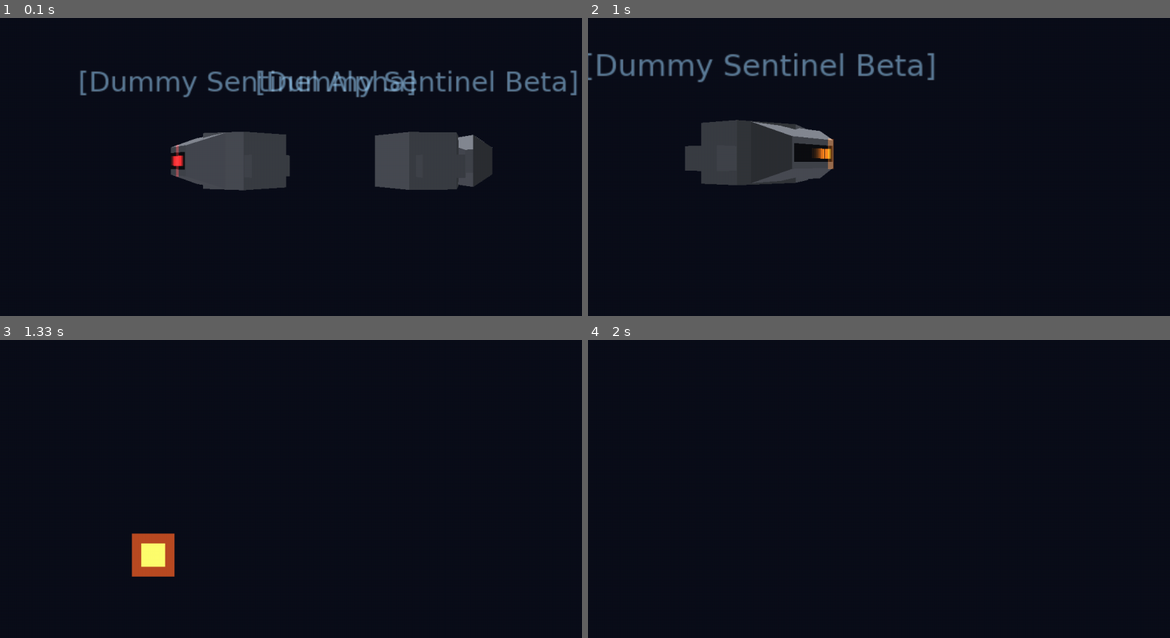
Above: before the commit, frames 1-4 (two rows, left to right).
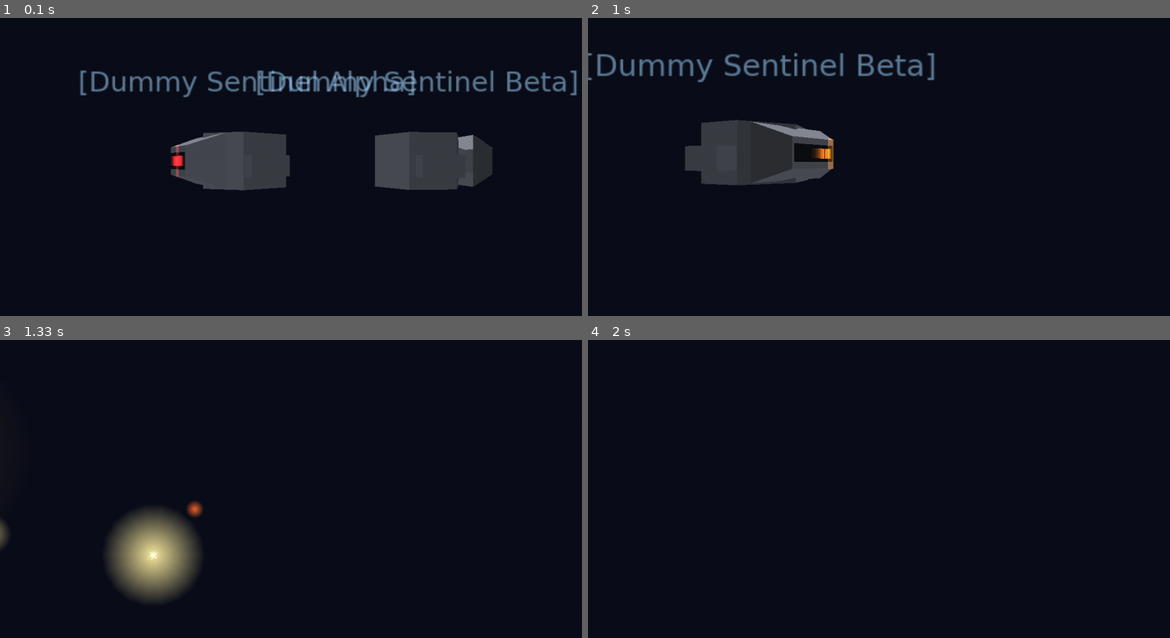
Above: after the commit, the same moments.

Repository: strulovitz/peaktogether-website
Game: pygame game, started from robots_demo.py
The game is run twice, just before and just after one commit, with the same random seed, the same clock (stepped at 60 frames per second) and the same inputs.
Inputs:
- Up to frame 1 (0.1 s): no input
- Up to frame 2 (1 s): hold Right 0.33-0.8 s; tap K at 0.83 s
- Up to frame 3 (1.33 s): hold Up from 1.17 s (still down); hold W from 1.17 s (still down); tap F at 1.23 s; tap K at 1.32 s
- Up to frame 4 (2 s): release Up at 1.47 s; release W at 1.47 s; hold Right 1.5-1.97 s; hold D 1.5-1.97 s; tap F at 1.57, 1.87 s

Frames 1-2 are identical in both runs. In frame 3, 4.1% of the frame differs, in the area x 0-35%, y 53-88%; in frame 4, nothing differs.

Commit message:
Upgrade robots.py - massive explosion: multi-burst fire circles, white-hot flash, debris sparks.

Diff:
--- a/robots.py
+++ b/robots.py
@@ -7,17 +7,18 @@
 TURNS TOWARD the player and tracks them (with a faint idle drift so the
 machine always reads as a solid 3D object, never a flat sprite). An
 always-on hologram PORTRAIT floats above it (real PNG, glowing-blue figure
-on black, drawn additively so the black vanishes). A defeat fireball plays
-once, then the body is gone.
+on black, drawn additively so the black vanishes). A defeat EXPLOSION
+plays once -- a multi-burst of expanding fire CIRCLES all over the hull,
+plus a flash and flung debris sparks -- then the body is gone.
 
 THE ENGINE IS MATHEMATICS-BLIND. This module reads ONLY:
     robot_data.name           -> hologram portrait file + placeholder text
     robot_data.eye_color_key  -> palette.eye(key) -> SCANNER color (MEANING)
 It never interprets equations and never picks colors by meaning.
 
-ALL meaning-color comes from `palette.eye(key)`. Hull paint and the black
-visor slot are DECORATION (chosen here), never meaning. The camera is
-RECEIVED as parameters (camera_right / camera_up); a robot never owns or
+ALL meaning-color comes from `palette.eye(key)`. Hull paint, visor slot,
+and explosion fire are DECORATION (chosen here), never meaning. The camera
+is RECEIVED as parameters (camera_right / camera_up); a robot never owns or
 queries the camera.
 
 Confirmed dependencies (frozen):
@@ -65,7 +66,7 @@
 #   as a slow alive bob (not seasick); the robot starts at a random angle
 #   then turns toward the player and tracks smoothly (not snapping, never
 #   perfectly glued -> always reads 3D); the scanner sweep is hypnotic;
-#   the fireball is a clear hot flash.
+#   the explosion reads as a real machine detonating (not a campfire).
 BOB_AMPLITUDE   = 0.35    # world units of vertical bob
 BOB_SPEED       = 1.3     # rad/sec of the bob sinusoid
 YAW_SPEED       = 1.4     # rad/sec max turn rate toward the player
@@ -87,11 +88,30 @@
 HOLO_SCALE          = 1.4   # billboard scale
 HOLO_TINT           = (0.62, 0.84, 1.0)  # cool tint for the text fallback
 
-# Defeat fireball.
-FIREBALL_DURATION = 0.85  # seconds
-FIREBALL_MAX_SIZE = 4.5   # world units across at peak
-FIREBALL_HOT      = (1.0, 0.85, 0.30)  # yellow-hot core
-FIREBALL_EDGE     = (1.0, 0.35, 0.05)  # orange edge
+# ---- DEFEAT EXPLOSION (a real machine detonating) --------------------
+# A multi-burst of expanding fire CIRCLES at random spots all over the
+# hull (random size + staggered timing -> chain detonation), a bright
+# center flash, and flung debris sparks. All additive.
+EXPLO_DURATION   = 1.6    # total event length (was a wimpy 0.85)
+EXPLO_NUM_FIRE   = 9      # how many fire circles bloom over the hull
+EXPLO_SPREAD     = 1.9    # how far from center fire circles spawn (x hull r)
+EXPLO_SIZE_MIN   = 1.4    # smallest fire circle peak diameter (x size)
+EXPLO_SIZE_MAX   = 4.2    # largest  fire circle peak diameter (x size)
+EXPLO_FIRE_LIFE  = 0.7    # seconds each fire circle takes to bloom+fade
+EXPLO_STAGGER    = 0.55   # window over which the circles start popping
+EXPLO_CIRCLE_SEG = 18     # triangles per fire circle (smooth disk)
+
+EXPLO_FLASH_SIZE = 6.5    # initial white-hot flash diameter (x size)
+EXPLO_FLASH_LIFE = 0.22   # the flash is fast
+
+EXPLO_NUM_SPARKS = 22     # flung debris streaks
+EXPLO_SPARK_SPD  = 9.0    # initial spark speed (units/sec, x size)
+EXPLO_SPARK_LIFE = 1.1    # seconds sparks live
+EXPLO_SPARK_DRAG = 2.2    # how fast sparks slow down
+
+EXPLO_HOT  = np.array([1.0, 0.92, 0.55])  # yellow-white hot
+EXPLO_MID  = np.array([1.0, 0.55, 0.12])  # orange
+EXPLO_EDGE = np.array([0.85, 0.18, 0.03])  # deep red ember
 
 
 # ----------------------------------------------------------------------
@@ -115,13 +135,11 @@
 #
 # Naming convention (matches Nir's files):
 #   robot_data.name "Brook Taylor"  ->  "Brook_Taylor-hologram.png"
-#   (spaces -> underscores, then the "-hologram.png" suffix)
-# Files are looked for in the folder the program runs from, then next to
-# this module as a fallback.
+# Files are looked for in the run folder, then next to this module.
 #
-# The supplied portraits are a glowing-blue figure on a SOLID BLACK square.
-# draw() blends them ADDITIVELY so the black vanishes and only the figure
-# glows -> a true floating hologram. They are already blue; we do NOT tint.
+# The portraits are a glowing-blue figure on a SOLID BLACK square; draw()
+# blends them ADDITIVELY so the black vanishes and only the figure glows.
+# They are already blue; we do NOT tint.
 
 _PORTRAIT_CACHE = {}   # filename -> (tid, w, h) or None; load each PNG once
 
@@ -131,7 +149,6 @@
 
 
 def _find_portrait(filename):
-    """Search the current working dir, then this module's dir."""
     candidates = [
         os.path.join(os.getcwd(), filename),
         os.path.join(os.path.dirname(os.path.abspath(__file__)), filename),
@@ -143,8 +160,8 @@
 
 
 def load_portrait(name):
-    """Return (tid, w, h) for the robot's hologram PNG, or None if the file
-    isn't present (caller then falls back to a text placeholder)."""
+    """Return (tid, w, h) for the robot's hologram PNG, or None if missing
+    (caller then falls back to a text placeholder)."""
     filename = _portrait_filename(name)
     if filename in _PORTRAIT_CACHE:
         return _PORTRAIT_CACHE[filename]
@@ -156,7 +173,7 @@
         _PORTRAIT_CACHE[filename] = None
         return None
 
-    surf = pygame.image.load(path).convert_alpha()    # keeps any alpha
+    surf = pygame.image.load(path).convert_alpha()
     w, h = surf.get_width(), surf.get_height()
     data = pygame.image.tostring(surf, "RGBA", True)  # flip=True -> GL order
 
@@ -179,11 +196,6 @@
 # ----------------------------------------------------------------------
 # HULL GEOMETRY  (low-poly faceted, output as triangles (a,b,c))
 # ----------------------------------------------------------------------
-# Chunky industrial silhouette: a hexagonal-prism body with a tapered
-# wedge "snout" giving it a front FACE to mount the visor on, plus two
-# stubby side pods (NOT arms -- tool/thruster mounts). Non-humanoid by
-# construction. Forward is +Z. Up is +Y.
-
 def _prism(n, rad, half_h, dy=0.0, phase=0.0):
     ring = [(rad * math.cos(2 * math.pi * i / n + phase),
              rad * math.sin(2 * math.pi * i / n + phase)) for i in range(n)]
@@ -199,8 +211,6 @@
 
 
 def _wedge_snout(base_hw, base_hh, base_z, tip_z, tip_hw, tip_hh):
-    """Tapered box snout from a rectangle at base_z to a smaller rectangle
-    at tip_z (the front FACE the visor mounts on)."""
     bx, by = base_hw, base_hh
     tx, ty = tip_hw, tip_hh
     bz, tz = base_z, tip_z
@@ -232,7 +242,6 @@
 
 
 def _build_hull():
-    """Return (hull_tris, front_face_quad)."""
     body = _prism(6, 1.45, 0.85, phase=math.radians(30))
     snout, face = _wedge_snout(base_hw=1.25, base_hh=0.78, base_z=1.25,
                                tip_z=2.15, tip_hw=0.80, tip_hh=0.42)
@@ -242,9 +251,6 @@
 
 
 def _shade(tri, base_rgb):
-    """Fake flat shading: ambient + diffuse(|n.L|) + a sharp specular GLINT
-    (metallic) so a few facets catch a bright highlight -> reads SHINY
-    against the dull matte rock walls."""
     a, b, c = (np.array(v, float) for v in tri)
     n = np.cross(b - a, c - a)
     ln = np.linalg.norm(n)
@@ -271,6 +277,7 @@
     """
 
     _hull_tris, _face_quad = _build_hull()
+    _HULL_R = 1.6   # approx hull radius for explosion placement scaling
 
     def __init__(self, robot_data, palette, station_pose,
                  paint=None, size=1.0):
@@ -279,11 +286,9 @@
         self._eye_key = getattr(robot_data, "eye_color_key", "NEUTRAL")
 
         self._palette = palette
-        # SCANNER COLOR = MEANING. ledger -> palette.eye -> robot.
-        self.eye_color = tuple(palette.eye(self._eye_key))
+        self.eye_color = tuple(palette.eye(self._eye_key))  # MEANING
 
         # --- placement -------------------------------------------------
-        # station_pose is either (x,y,z) OR ((x,y,z), base_yaw_radians).
         if (isinstance(station_pose, (tuple, list)) and len(station_pose) == 2
                 and isinstance(station_pose[0], (tuple, list, np.ndarray))):
             self.base_pos = np.asarray(station_pose[0], dtype=float)
@@ -295,36 +300,30 @@
         self.size = float(size)
 
         # --- paint (DECORATION, never meaning) ------------------------
-        if paint is None:
-            self._hull_base = HULL_GREY
-        else:
-            self._hull_base = np.asarray(paint, dtype=float)
-
+        self._hull_base = (HULL_GREY if paint is None
+                           else np.asarray(paint, dtype=float))
         self._hull_cols = [_shade(t, self._hull_base) for t in self._hull_tris]
         self._hull_verts = np.array(
             [v for t in self._hull_tris for v in t], dtype=float)
 
         # --- animation state ------------------------------------------
         self._t = 0.0
-        # Option C: START at a RANDOM angle ("surprised"), then turn to
-        # face the player. Idle drift rides on top so it's never glued.
-        self._yaw = seat_yaw + np.random.uniform(-math.pi, math.pi)
+        self._yaw = seat_yaw + np.random.uniform(-math.pi, math.pi)  # surprised
         self._bob_y = 0.0
 
-        # --- defeat state ---------------------------------------------
+        # --- defeat / explosion state ---------------------------------
         self._defeated = False
-        self._fireball_t = None
+        self._explo_t = None     # None = not exploding; else elapsed seconds
+        self._fires = []         # list of dicts: per fire-circle burst
+        self._sparks = []        # list of dicts: flung debris
 
         # --- hologram state -------------------------------------------
-        self._holo_tex = None          # cached (tid,w,h)
-        self._holo_tried = False       # have we attempted to load the PNG?
-        self._holo_is_portrait = False # True if showing the real portrait
+        self._holo_tex = None
+        self._holo_tried = False
+        self._holo_is_portrait = False
 
     # ------------------------------------------------------------------
     def update(self, dt, ship_position):
-        """Advance hover-bob, scanner sweep, and slow yaw toward the player
-        (Option C: track + faint idle drift). No physics/collision. Still
-        advances the fireball clock if defeating."""
         self._t += dt
         self._bob_y = BOB_AMPLITUDE * math.sin(self._t * BOB_SPEED)
 
@@ -345,31 +344,65 @@
                     self._yaw = target
                 self._yaw = _wrap_angle(self._yaw)
 
-        if self._fireball_t is not None:
-            self._fireball_t += dt
-            if self._fireball_t >= FIREBALL_DURATION:
-                self._fireball_t = None
+        if self._explo_t is not None:
+            self._explo_t += dt
+            for sp in self._sparks:           # advance debris physics
+                sp["age"] += dt
+                drag = max(0.0, 1.0 - EXPLO_SPARK_DRAG * dt)
+                sp["vel"] *= drag
+                sp["pos"] = sp["pos"] + sp["vel"] * dt
+            if self._explo_t >= EXPLO_DURATION:
+                self._explo_t = None          # done; body stays gone
 
     # ------------------------------------------------------------------
     def _world_center(self):
         return self.base_pos + np.array([0.0, self._bob_y, 0.0])
 
     def play_defeat(self):
-        """Trigger the defeat fireball; afterward the body is gone."""
-        if not self._defeated:
-            self._defeated = True
-            self._fireball_t = 0.0
+        """Trigger the multi-burst explosion; afterward the body is gone."""
+        if self._defeated:
+            return
+        self._defeated = True
+        self._explo_t = 0.0
+        center = self._world_center()
+        r = self._HULL_R * self.size
+
+        # Several fire circles: random spot all over the hull, random size,
+        # staggered start times -> a chain detonation rather than one puff.
+        self._fires = []
+        for _ in range(EXPLO_NUM_FIRE):
+            offs = np.random.uniform(-1.0, 1.0, 3)
+            offs *= r * EXPLO_SPREAD
+            self._fires.append(dict(
+                offset=offs,
+                peak=np.random.uniform(EXPLO_SIZE_MIN, EXPLO_SIZE_MAX) * self.size,
+                start=np.random.uniform(0.0, EXPLO_STAGGER),
+                life=EXPLO_FIRE_LIFE * np.random.uniform(0.8, 1.3),
+                hue=np.random.uniform(0.0, 1.0),   # 0=hot ... 1=ember
+            ))
+
+        # Flung debris sparks in random directions.
+        self._sparks = []
+        for _ in range(EXPLO_NUM_SPARKS):
+            d = np.random.uniform(-1.0, 1.0, 3)
+            n = np.linalg.norm(d)
+            d = d / n if n > 1e-6 else np.array([0.0, 1.0, 0.0])
+            speed = EXPLO_SPARK_SPD * self.size * np.random.uniform(0.5, 1.0)
+            self._sparks.append(dict(
+                pos=center.copy(),
+                vel=d * speed,
+                age=0.0,
+                life=EXPLO_SPARK_LIFE * np.random.uniform(0.7, 1.2),
+            ))
 
     def is_defeated(self) -> bool:
         return self._defeated
 
     # ------------------------------------------------------------------
     def draw(self, camera_right, camera_up, texcache):
-        """Hull + visor + scanner + always-on hologram. If defeated, draw
-        only the (fading) fireball -- no body."""
         if self._defeated:
-            if self._fireball_t is not None:
-                self._draw_fireball(camera_right, camera_up)
+            if self._explo_t is not None:
+                self._draw_explosion(camera_right, camera_up)
             return
 
         cx, cy, cz = self._world_center()
@@ -403,13 +436,11 @@
 
     # ------------------------------------------------------------------
     def _visor_rect(self):
-        """(x0,x1, y0,y1, z) of the visor slot in local space, sitting just
-        in front of the snout face."""
         t00, t10, t11, t01 = self._face_quad
         face_z = t00[2]
         half_w = abs(t10[0]) * 0.82
         cy = (t00[1] + t01[1]) * 0.5
-        half_h = abs(t01[1] - t00[1]) * 0.5 * 0.34   # narrow horizontal slot
+        half_h = abs(t01[1] - t00[1]) * 0.5 * 0.34
         z = face_z + 0.02
         return (-half_w, half_w, cy - half_h, cy + half_h, z)
 
@@ -424,20 +455,14 @@
         glEnd()
 
     # ------------------------------------------------------------------
-    # LARSON SCANNER: a single bright dot sweeps left<->right across the
-    # visor slot with a comet-tail afterglow. SCAN_SEGMENTS lit cells whose
-    # brightness falls off with distance from the moving dot. Additive
-    # blend, depth-write off -> emissive glow in the eye color (MEANING).
-    # ------------------------------------------------------------------
     def _draw_scanner(self):
         x0, x1, y0, y1, z = self._visor_rect()
         er, eg, eb = self.eye_color
         zz = z + 0.01
-
-        s = 0.5 + 0.5 * math.sin(self._t * SCAN_SPEED)  # 0..1 sweep position
+        s = 0.5 + 0.5 * math.sin(self._t * SCAN_SPEED)
 
         glEnable(GL_BLEND)
-        glBlendFunc(GL_SRC_ALPHA, GL_ONE)     # additive -> glow
+        glBlendFunc(GL_SRC_ALPHA, GL_ONE)
         glDepthMask(GL_FALSE)
 
         n = SCAN_SEGMENTS
@@ -446,7 +471,7 @@
         for i in range(n):
             cpos = (i + 0.5) / n
             d = abs(cpos - s)
-            inten = math.exp(-(d * SCAN_TAIL) ** 2)   # comet tail
+            inten = math.exp(-(d * SCAN_TAIL) ** 2)
             if inten < 0.02:
                 continue
             inten = min(1.0, inten * (1.0 + SCAN_CORE_BOOST))
@@ -457,7 +482,6 @@
             glVertex3f(gx1, y1, zz); glVertex3f(gx0, y1, zz)
         glEnd()
 
-        # soft bloom halo around the current dot
         dot_x = x0 + s * (x1 - x0)
         hw = (x1 - x0) * 0.10
         hh = (y1 - y0) * 1.6
@@ -474,17 +498,10 @@
         glBlendFunc(GL_SRC_ALPHA, GL_ONE_MINUS_SRC_ALPHA)
         glDisable(GL_BLEND)
 
-        # TODO(DeepSeek): SCANNER AUDIO HOOK. The classic Cylon/KITT sweep
-        #   has a synced "wom-wom" whoosh, triggered once when the dot
-        #   reaches each end (s near 0 or 1). This module is visual-only;
-        #   wire a callback from the audio module. | ACCEPTANCE: a soft
-        #   pulse plays once per end-to-end sweep, not every frame.
-
-    # ------------------------------------------------------------------
-    # HOLOGRAM: always-on portrait above the robot, camera-facing. The PNG
-    # is a glowing-blue figure on a SOLID BLACK square, drawn ADDITIVELY so
-    # the black vanishes and only the figure glows. Text fallback (if the
-    # PNG is missing) uses ordinary alpha blend.
+        # TODO(DeepSeek): SCANNER AUDIO HOOK -- soft "wom-wom" once per
+        #   end-to-end sweep (s near 0 or 1). Visual-only module; wire a
+        #   callback from the audio module.
+
     # ------------------------------------------------------------------
     def _draw_hologram(self, cx, cy, cz, camera_right, camera_up, texcache):
         if self._holo_tex is None and not self._holo_tried:
@@ -500,11 +517,10 @@
 
         glEnable(GL_BLEND)
         glDepthMask(GL_FALSE)
-        glDisable(GL_DEPTH_TEST)   # floating overlay
+        glDisable(GL_DEPTH_TEST)
 
         if self._holo_is_portrait:
-            # glowing figure on black -> additive makes the black vanish
-            glBlendFunc(GL_SRC_ALPHA, GL_ONE)
+            glBlendFunc(GL_SRC_ALPHA, GL_ONE)   # black vanishes, figure glows
             render.draw_billboard(self._holo_tex, center,
                                   camera_right, camera_up,
                                   scale=HOLO_SCALE * self.size,
@@ -522,52 +538,91 @@
         glDisable(GL_BLEND)
 
     # ------------------------------------------------------------------
-    # FIREBALL: expanding hot additive billboard, fades over its duration.
-    # ------------------------------------------------------------------
-    def _draw_fireball(self, camera_right, camera_up):
-        if self._fireball_t is None:
+    # EXPLOSION: a bright flash, several expanding fire CIRCLES at random
+    # spots all over the hull (random size + staggered), and flung debris
+    # sparks. All additive billboards -> a fiery burst in the dark mine.
+    # ------------------------------------------------------------------
+    def _fire_color(self, hue, fade):
+        """Blend hot->orange->ember by hue, then dim by fade (0..1)."""
+        if hue < 0.5:
+            base = EXPLO_HOT * (1.0 - hue * 2.0) + EXPLO_MID * (hue * 2.0)
+        else:
+            h = (hue - 0.5) * 2.0
+            base = EXPLO_MID * (1.0 - h) + EXPLO_EDGE * h
+        return base * fade
+
+    def _draw_explosion(self, camera_right, camera_up):
+        t = self._explo_t
+        if t is None:
             return
-        cx, cy, cz = self._world_center()
-        f = max(0.0, min(1.0, self._fireball_t / FIREBALL_DURATION))
-        size = FIREBALL_MAX_SIZE * self.size * (0.25 + 0.75 * f)
-        alpha = 1.0 - f
-        center = (cx, cy, cz)
+        r = np.asarray(camera_right, float)
+        u = np.asarray(camera_up, float)
+        center = self._world_center()
 
         glEnable(GL_BLEND)
-        glBlendFunc(GL_SRC_ALPHA, GL_ONE)   # additive hot flash
+        glBlendFunc(GL_SRC_ALPHA, GL_ONE)   # additive fire
         glDepthMask(GL_FALSE)
 
-        self._emit_billboard_quad(center, size, camera_right, camera_up,
-                                  FIREBALL_EDGE, alpha * 0.7)
-        self._emit_billboard_quad(center, size * 0.55, camera_right,
-                                  camera_up, FIREBALL_HOT, alpha)
+        # 1) initial white-hot flash (fast)
+        if t < EXPLO_FLASH_LIFE:
+            f = t / EXPLO_FLASH_LIFE
+            sz = EXPLO_FLASH_SIZE * self.size * (0.4 + 0.6 * f)
+            self._disk(center, sz, r, u, EXPLO_HOT, (1.0 - f))
+
+        # 2) several expanding fire circles all over the hull
+        for fire in self._fires:
+            local = t - fire["start"]
+            if local < 0.0 or local > fire["life"]:
+                continue
+            p = local / fire["life"]            # 0..1 progress
+            diam = fire["peak"] * (0.25 + 0.95 * p)   # expands
+            fade = (1.0 - p) ** 1.4                   # fades out
+            col = self._fire_color(fire["hue"], fade)
+            pos = center + fire["offset"]
+            self._disk(pos, diam, r, u, col, 1.0)
+
+        # 3) flung debris sparks (bright streaks fading as they fly)
+        glBegin(GL_LINES)
+        for sp in self._sparks:
+            if sp["age"] > sp["life"]:
+                continue
+            life_f = 1.0 - sp["age"] / sp["life"]
+            col = self._fire_color(0.3, life_f)
+            p1 = sp["pos"]
+            p0 = sp["pos"] - sp["vel"] * 0.04   # short tail behind it
+            glColor4f(col[0], col[1], col[2], life_f)
+            glVertex3f(*p0)
+            glColor4f(col[0], col[1], col[2], life_f * 0.3)
+            glVertex3f(*p1)
+        glEnd()
 
         glDepthMask(GL_TRUE)
         glBlendFunc(GL_SRC_ALPHA, GL_ONE_MINUS_SRC_ALPHA)
         glDisable(GL_BLEND)
 
-    def _emit_billboard_quad(self, center, size, cright, cup, rgb, alpha):
-        h = size * 0.5
+    def _disk(self, center, diameter, cright, cup, rgb, alpha):
+        """A soft glowing CIRCLE (triangle fan) facing the camera: bright
+        core fading to transparent at the rim -> reads as a fireball."""
+        c = np.asarray(center, float)
+        rad = diameter * 0.5
         r = np.asarray(cright, float)
         u = np.asarray(cup, float)
-        c = np.asarray(center, float)
-        p0 = c - r * h - u * h
-        p1 = c + r * h - u * h
-        p2 = c + r * h + u * h
-        p3 = c - r * h + u * h
-        glBegin(GL_QUADS)
-        glColor4f(rgb[0], rgb[1], rgb[2], alpha)
-        glVertex3f(*p0); glVertex3f(*p1); glVertex3f(*p2); glVertex3f(*p3)
+        n = EXPLO_CIRCLE_SEG
+        glBegin(GL_TRIANGLE_FAN)
+        glColor4f(rgb[0], rgb[1], rgb[2], min(1.0, alpha))   # hot center
+        glVertex3f(*c)
+        for i in range(n + 1):
+            a = 2.0 * math.pi * i / n
+            edge = c + (r * math.cos(a) + u * math.sin(a)) * rad
+            glColor4f(rgb[0], rgb[1], rgb[2], 0.0)           # transparent rim
+            glVertex3f(*edge)
         glEnd()
 
 
 # ======================================================================
 def make_robot(robot_data, palette, station_pose, paint=None, size=1.0):
-    """Factory mirroring Robot's interface (cleaner call site for
-    corridor_builder)."""
     return Robot(robot_data, palette, station_pose, paint=paint, size=size)
 
 
-# render imported last to avoid import-order surprises; draw_billboard is
-# the only render verb robots calls.
+# render imported last to avoid import-order surprises.
 import render  # noqa: E402
